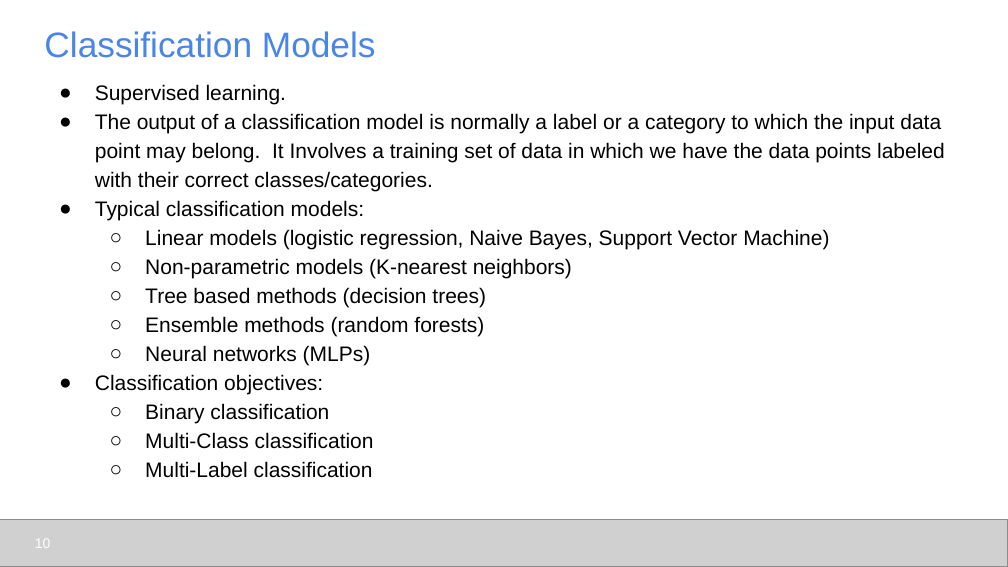
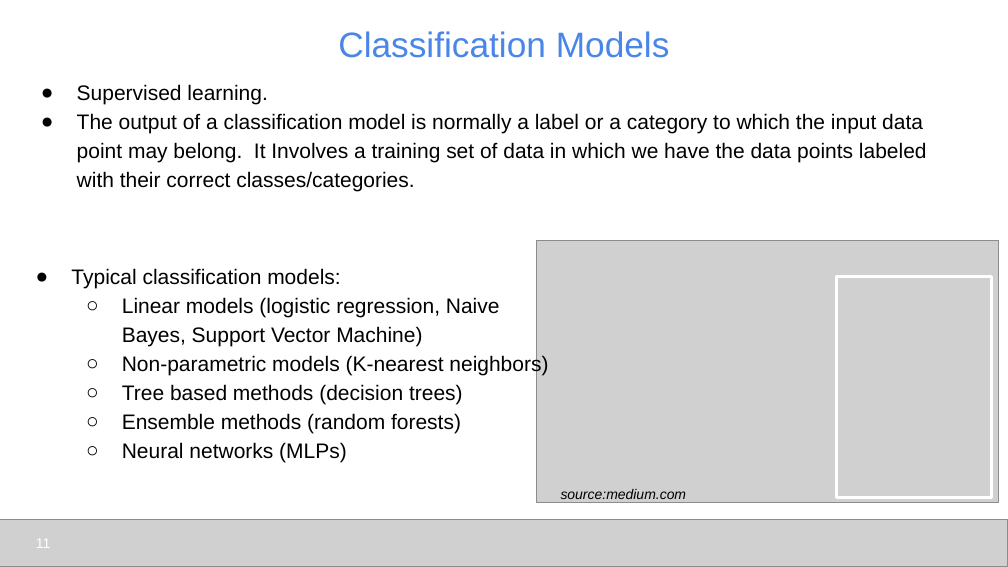
Before and after one commit to udel-cbcb/al_ml_workshop, a slide deck: slide 11 of Day_4/Lectures/Day_4_Lecture_1_ML_Models_and_Model_Evaluation.pptx (slide 10 before the commit). Drawn at 1008x567 pixels with LibreOffice and Linux fonts; fonts in the diff are those of the drawing; grey boxes stand for pictures. Boxes give left, top, right and bottom in pixels: in the first picture for what was removed or moved away, otherwise in the second. Text is boxed around its words. In the diff, an @@ line names an element or a change of style, - is before the commit and + after.

```diff
--- a/Day_4/Lectures/Day_4_Lecture_1_ML_Models_and_Model_Evaluation.pptx
+++ b/Day_4/Lectures/Day_4_Lecture_1_ML_Models_and_Model_Evaluation.pptx
@@ title "Classification Models" at (338, 31, 670, 58): alignment left to centre @@
@@ text "Supervised learning.": place and size @@
-text "Supervised learning." at (95, 84, 945, 478)
+text "Supervised learning." at (77, 84, 927, 192)
@@ text at (95, 200, 829, 478): paragraphs removed @@
-● Typical classification models:
-  ○ Linear models (logistic regression, Naive Bayes, Support Vector Machine)
-  ○ Non-parametric models (K-nearest neighbors)
-  ○ Tree based methods (decision trees)
-  ○ Ensemble methods (random forests)
-  ○ Neural networks (MLPs)
-● Classification objectives:
-  ○ Binary classification
-  ○ Multi-Class classification
-  ○ Multi-Label classification
@@ text added at (71, 268, 548, 462), 15 pt, text #000000 @@
+● Typical classification models:
+  ○ Linear models (logistic regression, Naive Bayes, Support Vector Machine)
+  ○ Non-parametric models (K-nearest neighbors)
+  ○ Tree based methods (decision trees)
+  ○ Ensemble methods (random forests)
+  ○ Neural networks (MLPs)
@@ picture added at (536, 241, 999, 503) @@
@@ rectangle added at (837, 276, 992, 497), outline #FFFFFF 2.25 pt @@
@@ text added at (561, 489, 687, 503), 10 pt, text #000000, italic @@
+source:medium.com
@@ page number at (36, 539, 50, 548): text changed @@
-10
+11
```
Also in this commit, not shown: 24 other slides changed, 1 slide added, 8 other files.
